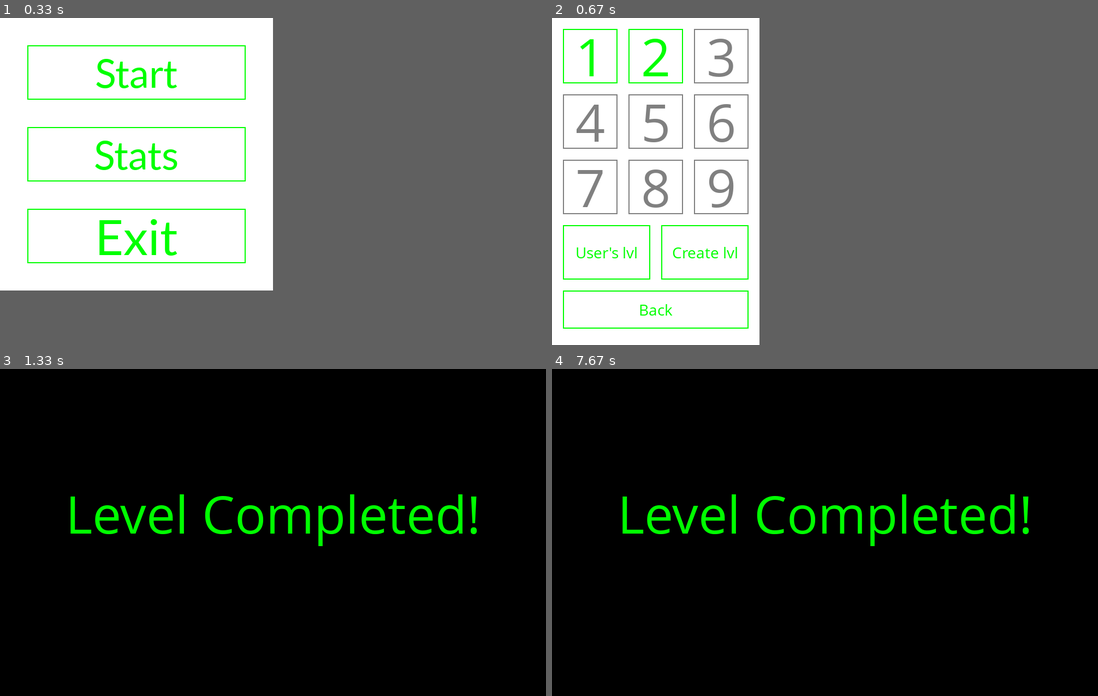
Above: before the commit, frames 1-4 (two rows, left to right).
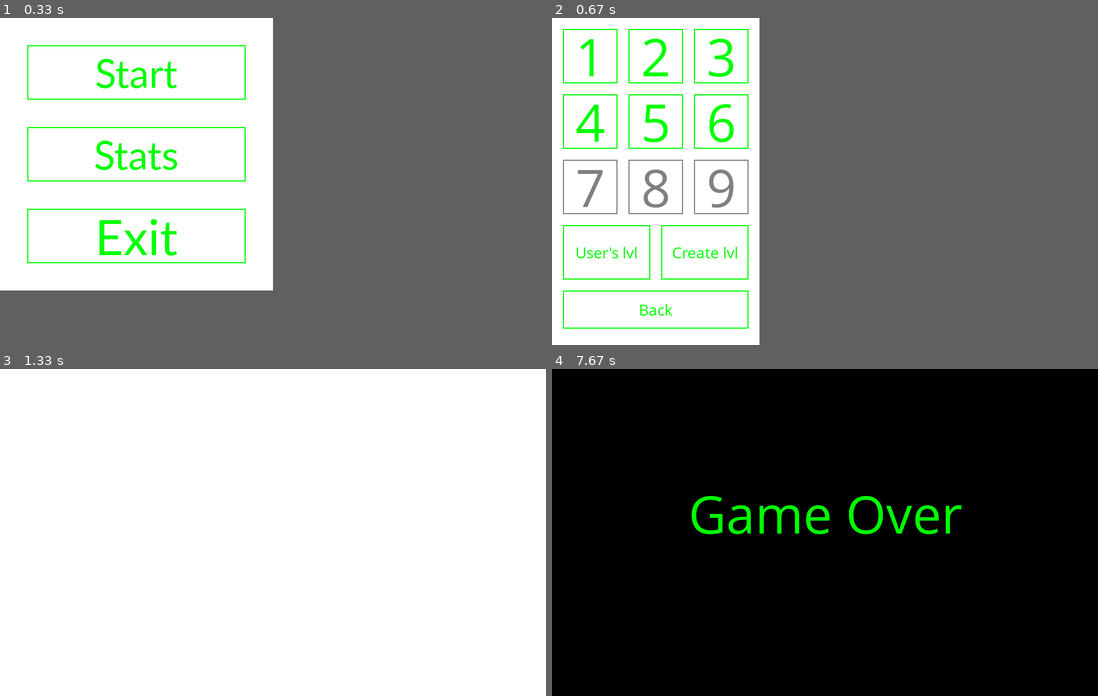
Above: after the commit, the same moments.

Repository: ramses44/PyGame_project
Game: pygame game, started from main_page.py
The game is run twice, just before and just after one commit, with the same random seed, the same clock (stepped at 60 frames per second) and the same inputs.
Inputs (mouse positions are in pixels of both pictures, inside the frame that each line leads up to):
- Up to frame 1 (0.33 s): no input
- Up to frame 2 (0.67 s): click (688, 73) at 0.38 s
- Up to frame 3 (1.33 s): click (54, 604) at 0.83 s; hold Right from 1.13 s (still down)
- Up to frame 4 (7.67 s): release Right at 1.6 s; hold Left 2.13-2.67 s

Frame 1 is identical in both runs. In frame 2, 1.3% of the frame differs, in the area x 2-36%, y 3-40%; in frame 3, 100%, in the area x 0-100%, y 0-100%; in frame 4, 3.1%.

Commit message:
уровни

Diff:
--- a/game.py
+++ b/game.py
@@ -579,5 +579,5 @@
 
 
 if __name__ == '__main__':
-    go(0)
+    go(6)
     pygame.quit()
--- a/konstruktor.py
+++ b/konstruktor.py
@@ -5,7 +5,7 @@
 BLACK = [0]*3
 BUTTON_COLOR = [0, 255, 0]
 BACKGROUND_COLOR = [255]*3
-POX = '0'
+POX = '6'
 
 
 def savemap(num, platforms, barrels, ladders, start, finish):
Binary file changed: Map.db
